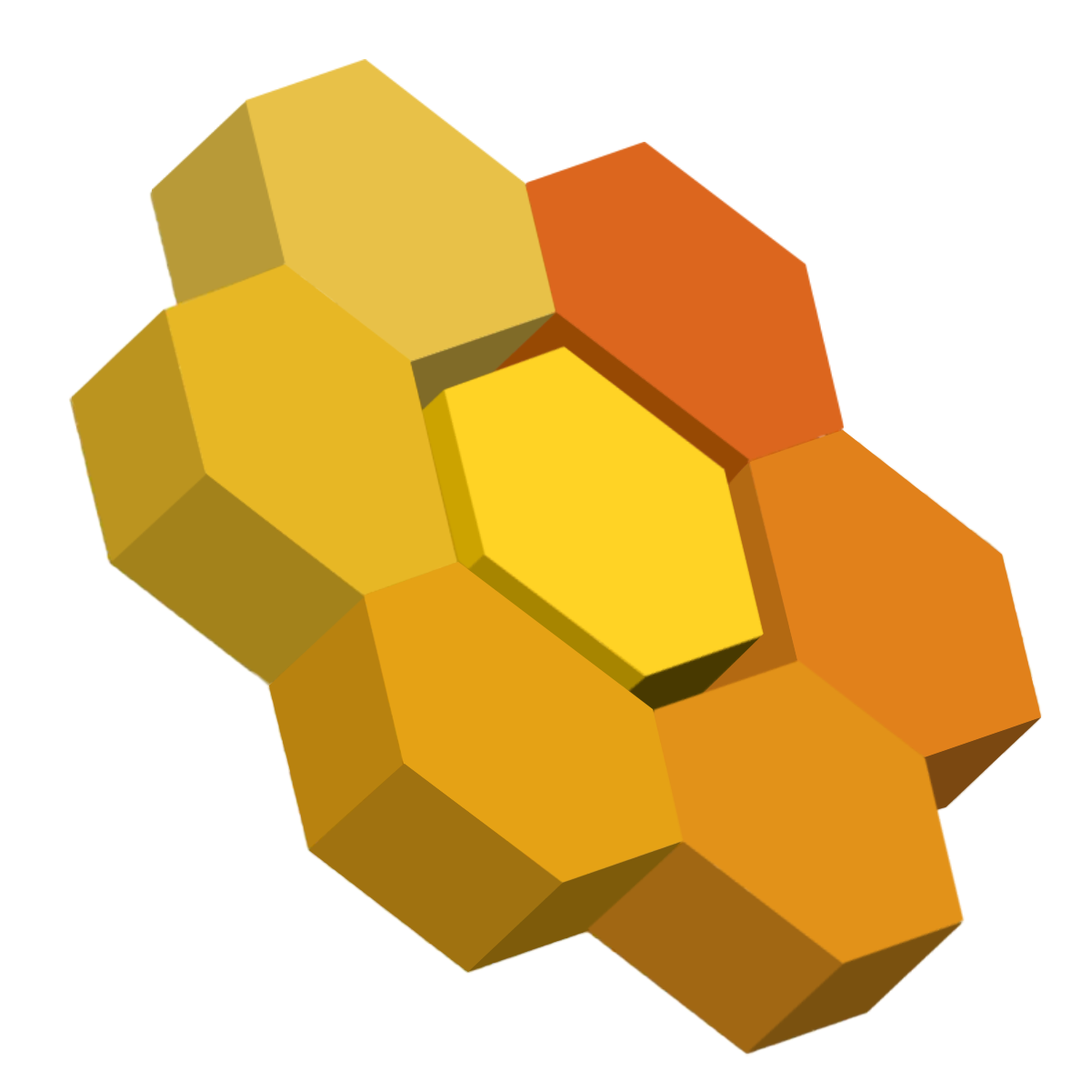
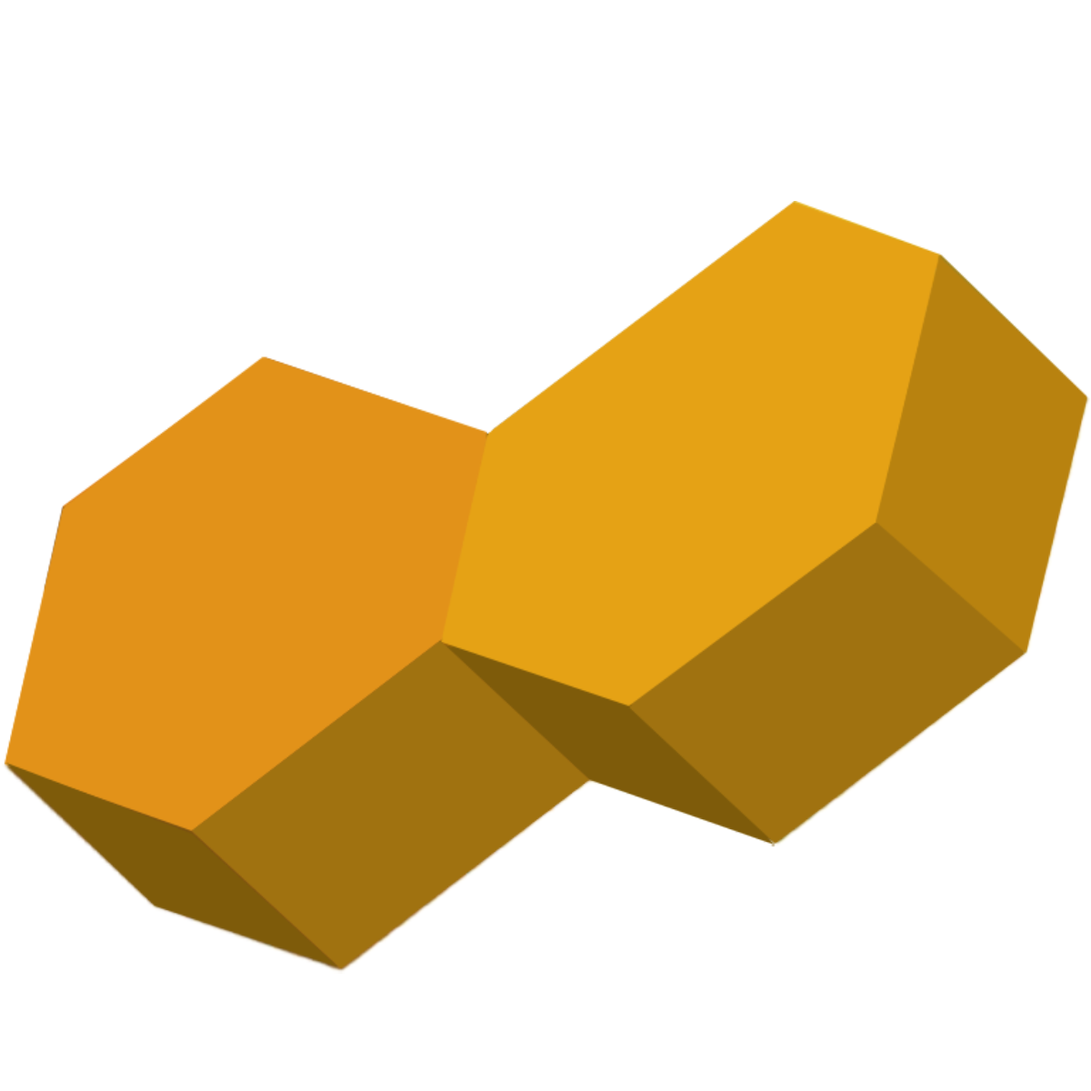
Before/after of a (1091, 1091) layered artwork. What changed in the layer stack:
added layer "Layer 6" in group "Group 1" over [1, 201, 1091, 975]
hid "hex 6" over [66, 59, 1045, 1057]
